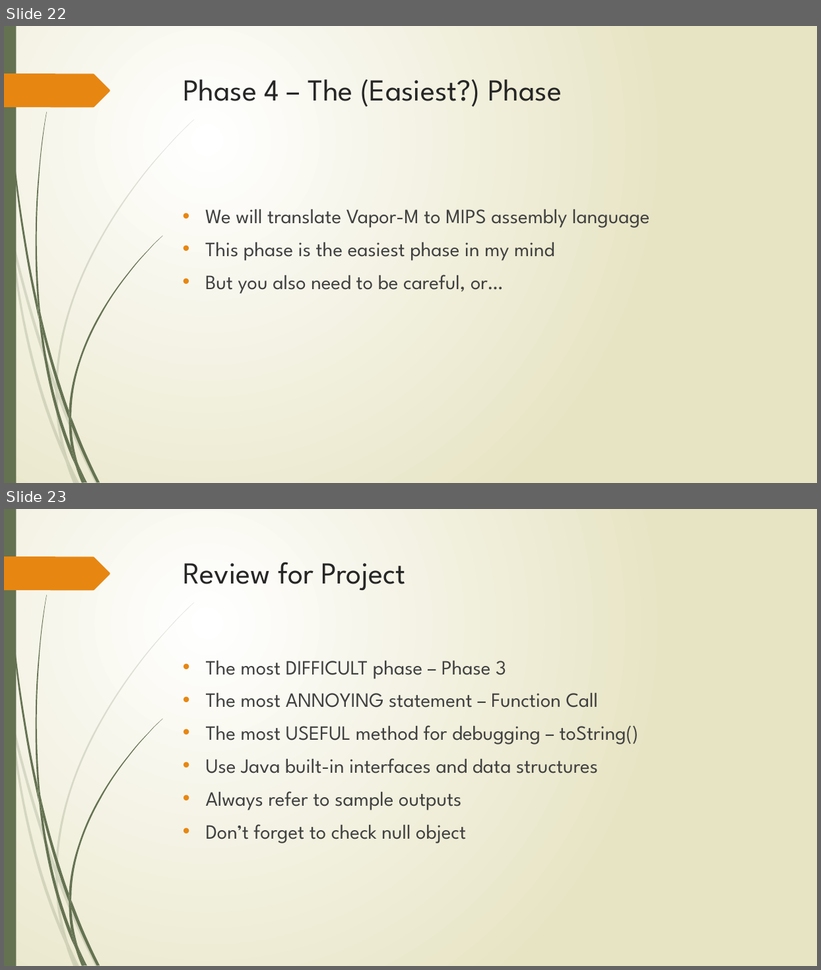
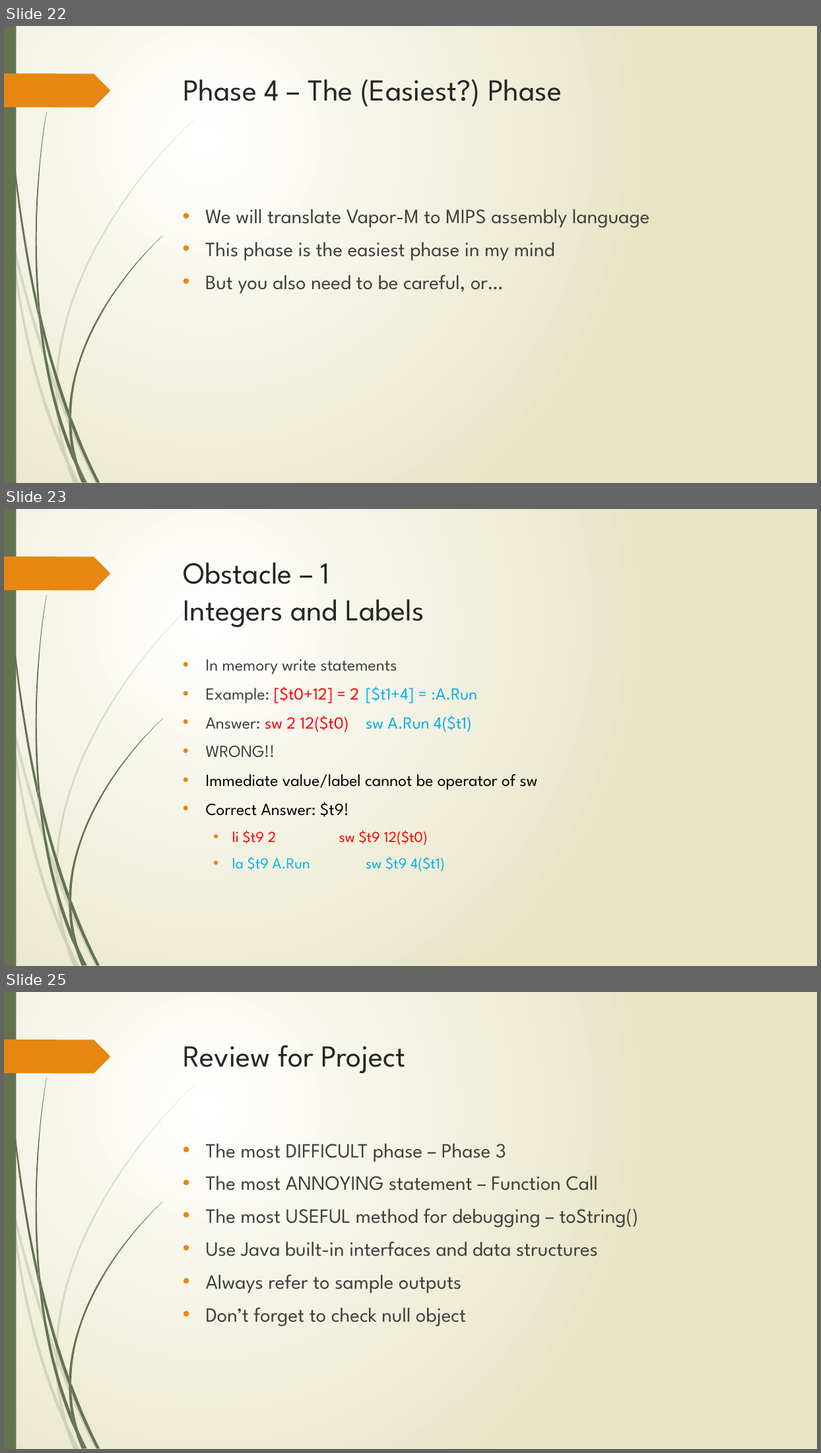
Before and after one commit to HyperMaximum/Compiler-Project, a slide deck: CS179E-final-pre-small.pptx. Shown one above the other, each under a label of ours: slides 22 and 23 before the commit, slides 22, 23 and 25 after it; the slides between them are not shown. The pictures are 821x970 and 821x1453 pixels, drawn with LibreOffice and Linux fonts; fonts in the diff are those of the drawing. Boxes give left, top, right and bottom in pixels: in the first picture for what was removed or moved away, otherwise in the second. Text is boxed around its words. In the diff, an @@ line names an element or a change of style, - is before the commit and + after.

```diff
--- a/CS179E-final-pre-small.pptx
+++ b/CS179E-final-pre-small.pptx
@@ slide 23 added at (4, 509, 817, 966), background gradient #FFFFFF to #E8E6C4; not listed: 24 template elements that a slide beside it also shows @@
@@ title added at (183, 562, 424, 627), 36 pt, text #262626 @@
+Obstacle – 1
+Integers and Labels
@@ text added at (206, 659, 538, 872), 20 pt, text #000000 @@
+• In memory write statements
+• Example: [$t0+12] = 2 [$t1+4] = :A.Run
+• Answer: sw 2 12($t0) sw A.Run 4($t1)
+• WRONG!!
+• Immediate value/label cannot be operator of sw
+• Correct Answer: $t9!
+  • li $t9 2 sw $t9 12($t0)
+  • la $t9 A.Run sw $t9 4($t1)
@@ what was slide 23 is now slide 25 @@
```
Also in this commit, not shown: 6 slides changed, 1 other slide added.
